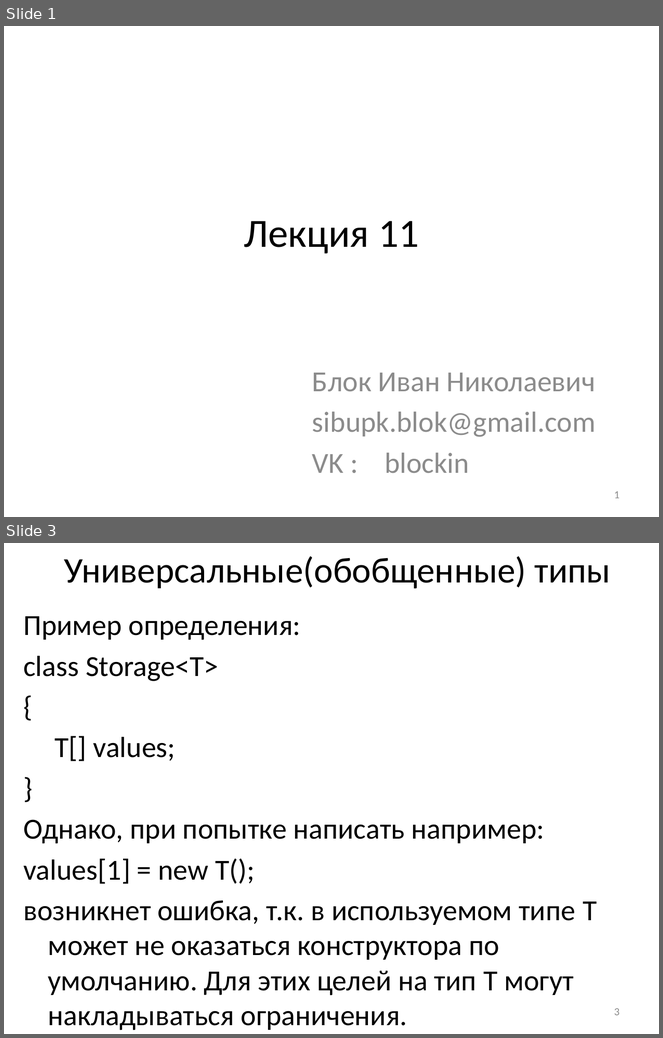
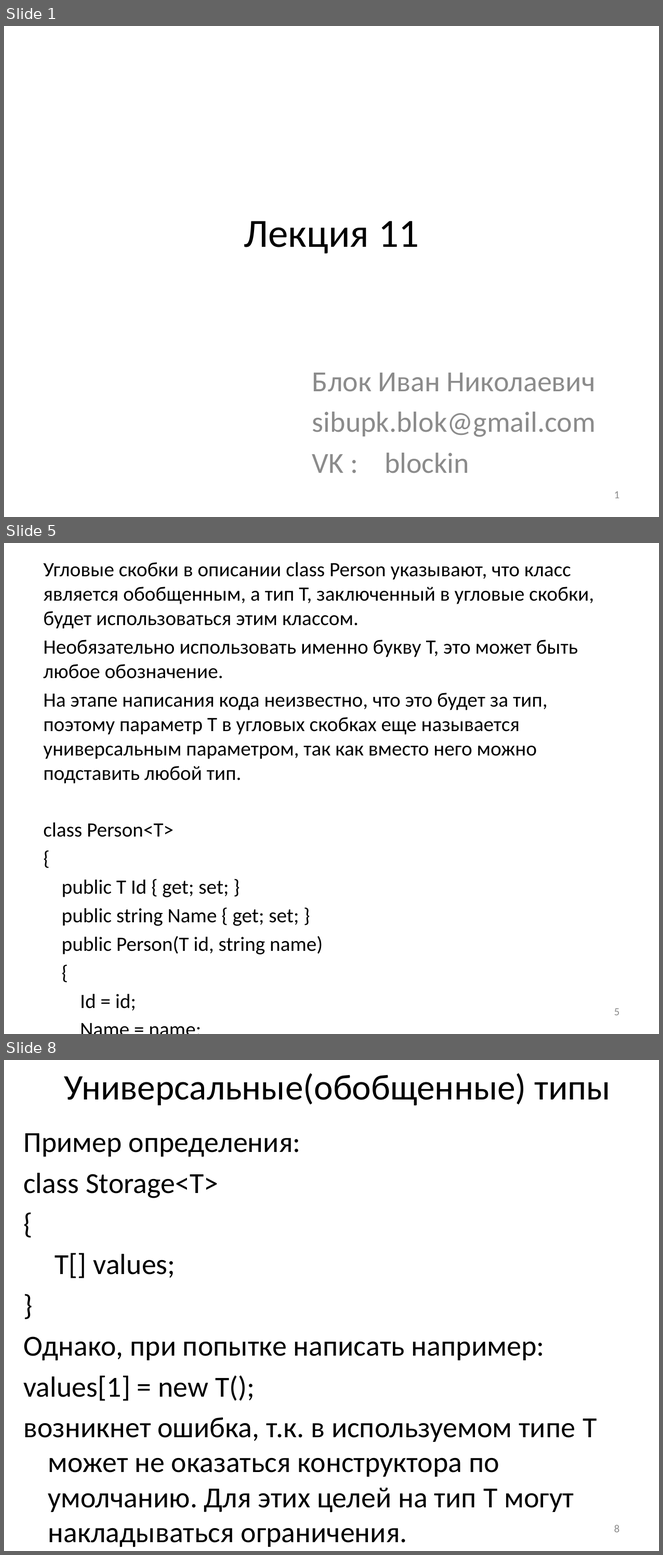
Before and after one commit to blockin90/lec_prog, a slide deck: Лекция 11 - универсальные типы, исключения.pptx. Shown one above the other, each under a label of ours: slides 1 and 3 before the commit, slides 1, 5 and 8 after it; the slides between them are not shown. The pictures are 663x1038 and 663x1555 pixels, drawn with LibreOffice and Linux fonts; fonts in the diff are those of the drawing. Boxes give left, top, right and bottom in pixels: in the first picture for what was removed or moved away, otherwise in the second. Text is boxed around its words. In the diff, an @@ line names an element or a change of style, - is before the commit and + after.

Commit message:
Дополнена информация в ЛР 11 по Generic классам

```diff
--- a/Лекция 11 - универсальные типы, исключения.pptx
+++ b/Лекция 11 - универсальные типы, исключения.pptx
@@ slide 5 added at [4,543,659,1034], background #FFFFFF @@
@@ text added at [44,562,594,1011], 22.4 pt, text #000000 @@
+Угловые скобки в описании class Person указывают, что класс является обобщенным, а тип T, заключенный в угловые скобки, будет использоваться этим классом.
+Необязательно использовать именно букву T, это может быть любое обозначение.
+На этапе написания кода неизвестно, что это будет за тип, поэтому параметр T в угловых скобках еще называется универсальным параметром, так как вместо него можно подставить любой тип.
+class Person<T>
+{
+public T Id { get; set; }
+public string Name { get; set; }
+public Person(T id, string name)
+{
+Id = id;
+Name = name;
+}
+}
@@ page number added at [614,1008,620,1016], 12 pt, text #8C8C8C @@
+5
@@ what was slide 3 is now slide 8 @@
@@ page number at [614,1525,620,1533]: text changed @@
-3
+8
```
Also in this commit, not shown: 2 slides changed, 4 other slides added.
